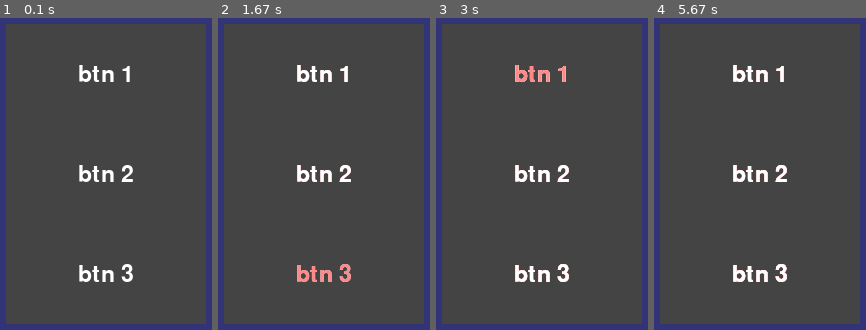
Above: before the commit, frames 1-4 (left to right).
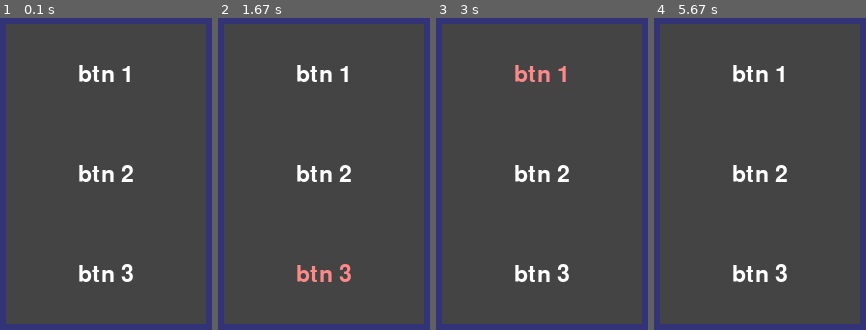
Above: after the commit, the same moments.

Repository: Danya0x07/Ghost-Hunter
Game: pygame game, started from main.py
The game is run twice, just before and just after one commit, with the same random seed, the same clock (stepped at 60 frames per second) and the same inputs.
Inputs (mouse positions are in pixels of both pictures, inside the frame that each line leads up to):
- Up to frame 1 (0.1 s): no input
- Up to frame 2 (1.67 s): click (324, 74) at 0.38 s; click (324, 174) at 0.72 s; click (outside the picture) at 1.05 s; click (402, 280) at 1.38 s
- Up to frame 3 (3 s): click (outside the picture) at 1.72 s; click (505, 298) at 2.55 s; click (516, 92) at 2.88 s
- Up to frame 4 (5.67 s): click (outside the picture) at 3.22 s; click (760, 273) at 4.05 s; click (outside the picture) at 4.38 s; click (796, 155) at 5.22 s; click (outside the picture) at 5.55 s

The runs differ from the first frame. In frame 2, 0.7% of the frame differs, in the area x 37-63%, y 15-85%; in frame 3, 0.8%; in frame 4, 0.9%.

Commit message:
Исправление багов и рефакторинг кнопочной панели

Diff:
--- a/objects.py
+++ b/objects.py
@@ -102,45 +102,35 @@
     TXT_USUAL_COLOR = Color(BTN_TXT_USUAL_COLOR)
     TXT_SELECTED_COLOR = Color(BTN_TXT_SELECTED_COLOR)
     BG_COLOR = Color(BTN_BG_COLOR)
-    frame_rect = None
 
-    def __init__(self, text, position):
+    def __init__(self, text, frame, position):
         super().__init__()
         self.text = text
         self.font = Font('resources/freesansbold.ttf', BTN_FONT_SIZE)
         self.txt_color = Button.TXT_USUAL_COLOR
-        self.txt_image = self.font.render(text, True, self.txt_color)
+        self.txt_image = self.font.render(text, True, self.txt_color, Button.BG_COLOR)
         self.txt_rect = self.txt_image.get_rect()
         self.txt_rect.center = (BTN_WIDTH // 2, BTN_HEIGHT // 2)
 
-        self.image = Surface((BTN_WIDTH, BTN_HEIGHT))
-        self.image.fill(Button.BG_COLOR)
-        self.rect = Rect(0, position * BTN_HEIGHT, BTN_WIDTH, BTN_HEIGHT)
-        print(self.rect.center)
-
-        self.image.blit(self.txt_image, self.txt_rect)
-
-        self.sens_rect = Rect(self.rect)
-        self.sens_rect.topleft = Button.get_abs_pos(position)
-
-    @staticmethod
-    def get_abs_pos(position):
-        left = Button.frame_rect.left
-        top = Button.frame_rect.top + position * BTN_HEIGHT
-        return left, top
+        self.tile_image = Surface((BTN_WIDTH, BTN_HEIGHT))
+        self.tile_image.fill(Button.BG_COLOR)
+        self.tile_rect = Rect(frame.left, frame.top + position * BTN_HEIGHT, BTN_WIDTH, BTN_HEIGHT)
 
     def check_pressed(self, position):
-        return self.sens_rect.collidepoint(*position)
+        return self.tile_rect.collidepoint(*position)
 
     def refresh_txt_img(self, txt_color):
         if self.txt_color != txt_color:
             self.txt_color = txt_color
-            self.txt_image = self.font.render(self.text, True, txt_color)
-            self.image.blit(self.txt_image, self.txt_rect)
-            print('r', end='')
+            self.txt_image = self.font.render(self.text, True, txt_color, Button.BG_COLOR)
+            self.tile_image.blit(self.txt_image, self.txt_rect)
 
     def update(self, position):
-        if self.sens_rect.collidepoint(*position):
+        if self.tile_rect.collidepoint(*position):
             self.refresh_txt_img(Button.TXT_SELECTED_COLOR)
         else:
             self.refresh_txt_img(Button.TXT_USUAL_COLOR)
+
+    def draw(self, surface):
+        self.tile_image.blit(self.txt_image, self.txt_rect)
+        surface.blit(self.tile_image, self.tile_rect)
--- a/scenes.py
+++ b/scenes.py
@@ -16,15 +16,15 @@
         self.bg = Surface((SCREEN_WIDTH, SCREEN_HEIGHT))
         self.bg.fill(Color('#333377'))
         self.clock = Clock()
-        self.btn_frame = Surface((BTN_WIDTH, BTN_HEIGHT * Menu.NUM_OF_BTNS))
-        self.btn_rect = self.btn_frame.get_rect(center=self.bg.get_rect().center)
-        print(self.btn_rect.center)
+        self.frame_btn = Rect(0, 0, BTN_WIDTH, BTN_HEIGHT * Menu.NUM_OF_BTNS)
+        self.frame_btn.center = self.bg.get_rect().center
         self.create_buttons()
 
     def create_buttons(self):
-        Button.frame_rect = self.btn_rect
-        self.btn_play = Button("btn 1", 0)
-        self.buttons = Group(self.btn_play, Button("btn 2", 1), Button("btn 3", 2))
+        btn_1 = Button("btn 1", self.frame_btn, 0)
+        btn_2 = Button("btn 2", self.frame_btn, 1)
+        btn_3 = Button("btn 3", self.frame_btn, 2)
+        self.buttons = Group(btn_1, btn_2, btn_3)
 
     def check_events(self):
         for e in event.get():
@@ -39,8 +39,8 @@
         self.buttons.update(mouse.get_pos())
 
     def draw_objects(self):
-        self.buttons.draw(self.btn_frame)
-        self.bg.blit(self.btn_frame, self.btn_rect)
+        for btn in iter(self.buttons):
+            btn.draw(self.bg)
         self.screen.blit(self.bg, (0, 0))
 
     def mainloop(self):
--- a/settings.py
+++ b/settings.py
@@ -8,5 +8,3 @@
 BTN_TXT_SELECTED_COLOR = '#FF8888'
 BTN_BG_COLOR = '#444444'
 BTN_FONT_SIZE = 34
-
-SCREEN_CENTER = (SCREEN_WIDTH // 2, SCREEN_HEIGHT // 2)
